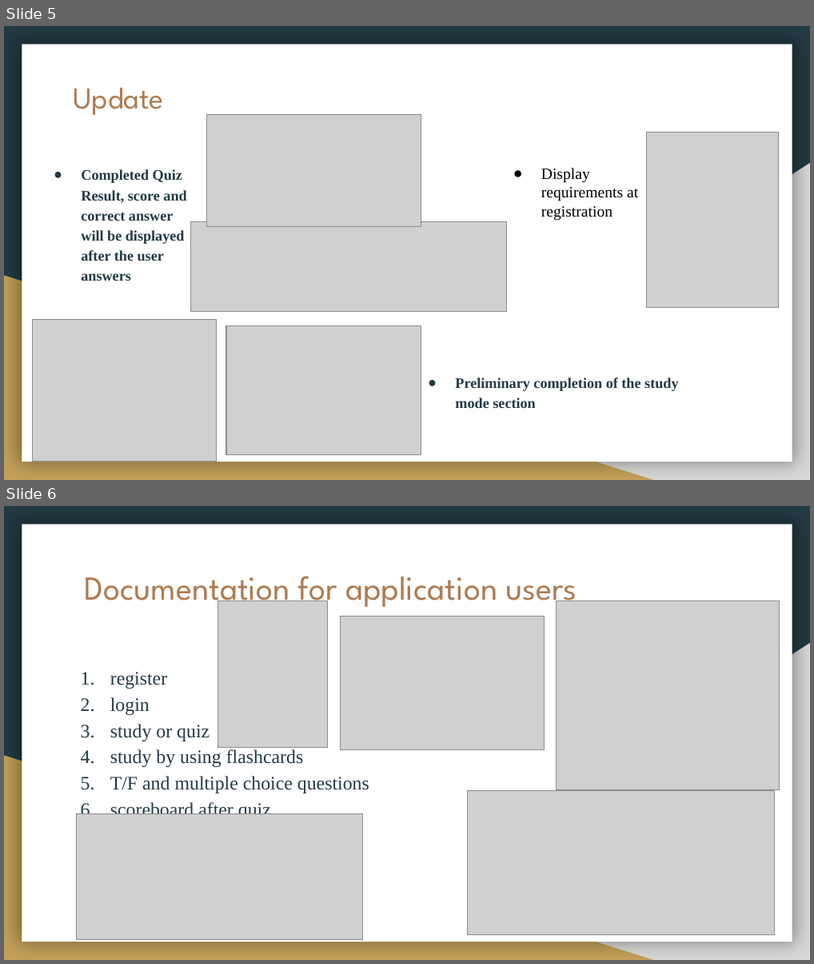
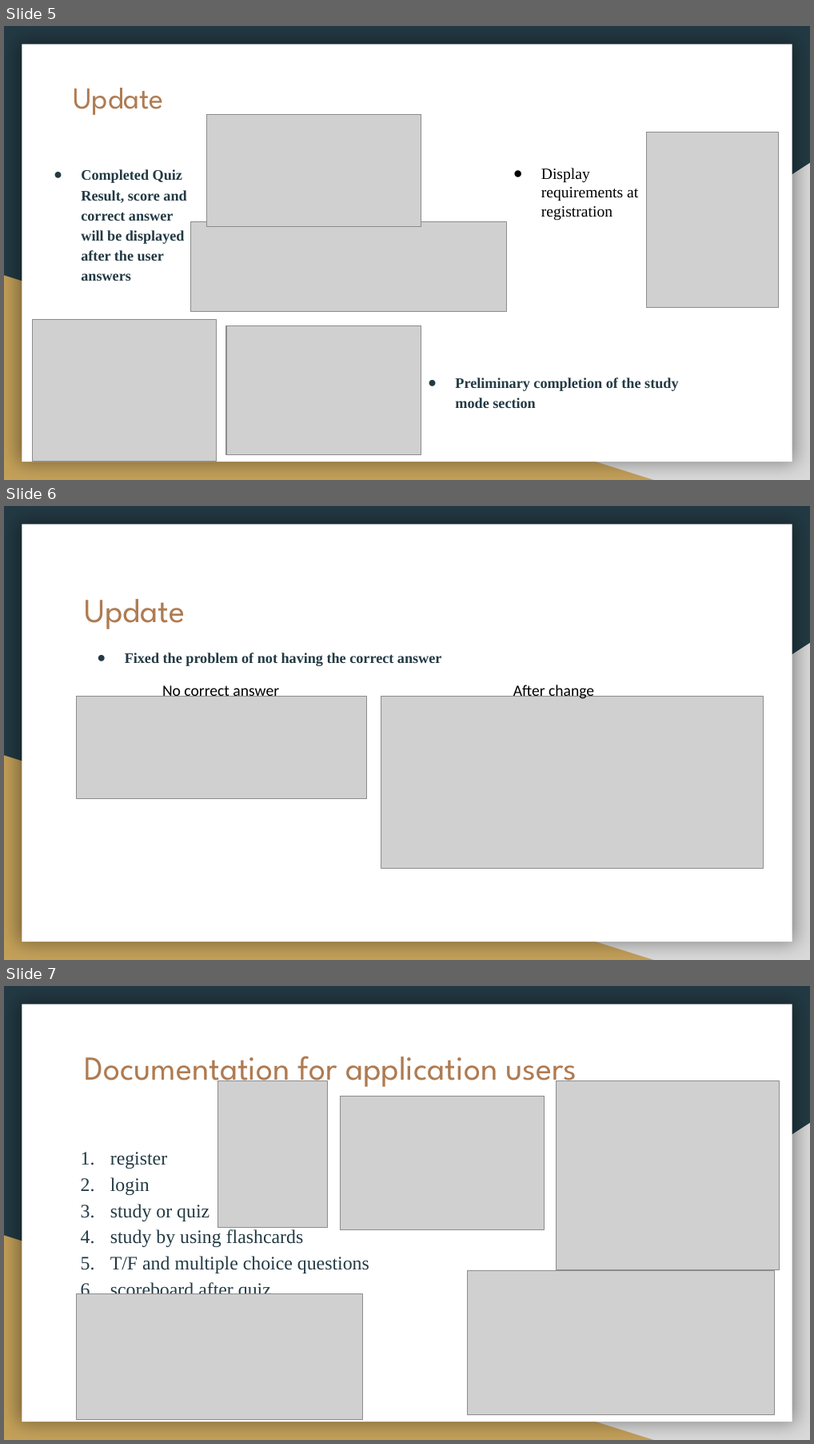
Before and after one commit to StacyYang/Flashcards-to-learn-a-foreign-language, a slide deck: weekly_team_presentation/Week6_Presentation.pptx. Shown one above the other, each under a label of ours: slides 5 and 6 before the commit, slides 5, 6 and 7 after it. The pictures are 814x964 and 814x1444 pixels, drawn with LibreOffice and Linux fonts; fonts in the diff are those of the drawing; grey boxes stand for pictures. Boxes give left, top, right and bottom in pixels: in the first picture for what was removed or moved away, otherwise in the second. Text is boxed around its words. In the diff, an @@ line names an element or a change of style, - is before the commit and + after.

```diff
--- a/weekly_team_presentation/Week6_Presentation.pptx
+++ b/weekly_team_presentation/Week6_Presentation.pptx
@@ slide 6 added at (4,506,810,960), background #233A44; not listed: 3 template elements that a slide beside it also shows @@
@@ title added at (84,599,185,629), 30 pt, text #AF7B51 @@
+Update
@@ text added at (125,652,442,666), 13 pt, text #233A44, bold @@
+● Fixed the problem of not having the correct answer
@@ picture added at (77,696,367,799) @@
@@ text added at (162,683,279,696), 14 pt, text #000000 @@
+No correct answer
@@ picture added at (382,696,764,868) @@
@@ text added at (514,683,594,699), 14 pt, text #000000 @@
+After change
@@ what was slide 6 is now slide 7 @@
```
